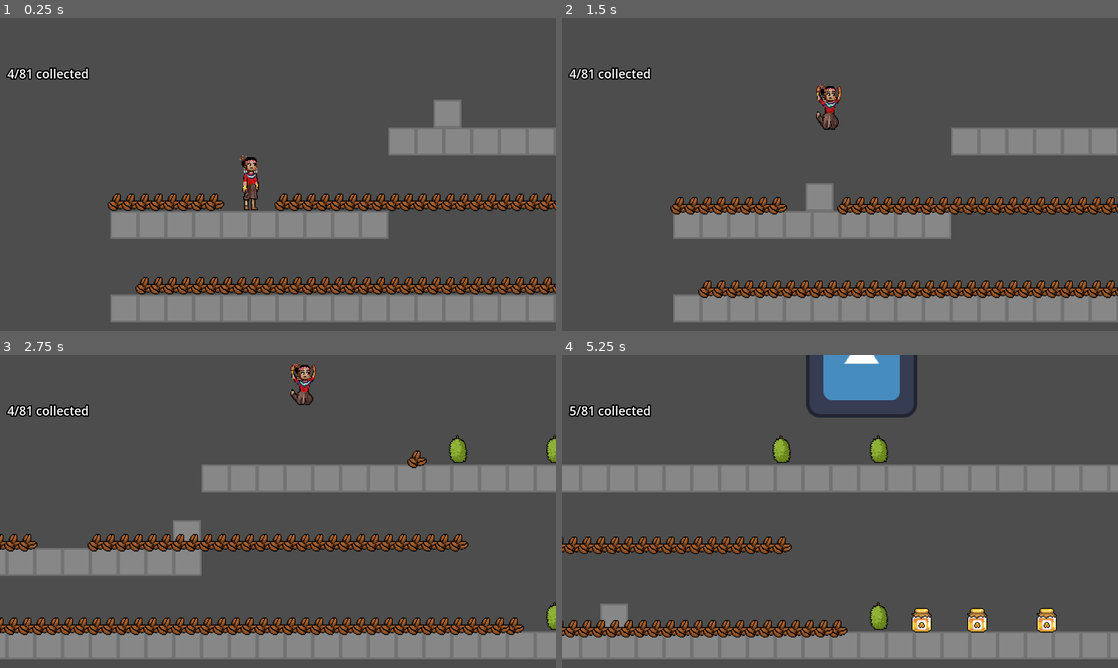
Above: before the commit, frames 1-4 (two rows, left to right).
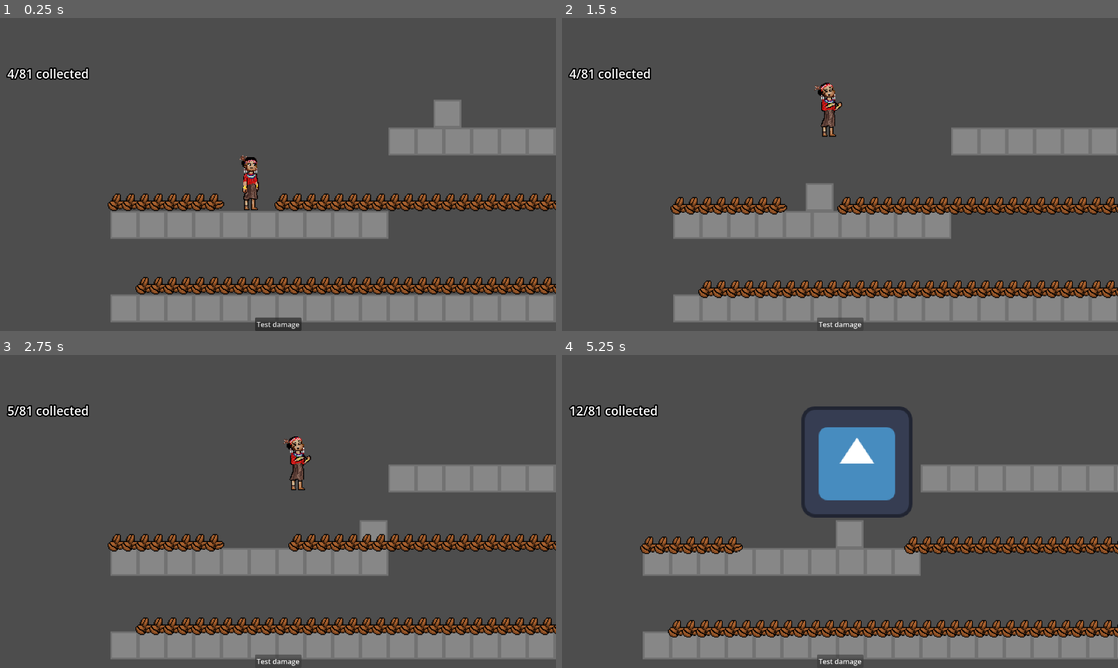
Above: after the commit, the same moments.

Repository: JumbledOne/RPHGameProject
Game: Godot game, scene res://scenes/game_scene/game_scene.tscn
Same seed, same stepped clock (60 frames per second), same inputs: the game is played once before the commit and once after it. The engine's default icon, where the game draws it, is replaced by a stand-in: a white triangle on a blue panel in a dark square.
Inputs (mouse positions are in pixels of both pictures, inside the frame that each line leads up to):
- Up to frame 1 (0.25 s): no input
- Up to frame 2 (1.5 s): click (840, 324) at 0.5 s, where only the run after the commit has a clickable "Test damage"; tap Enter at 1.25 s; hold D (right) from 1.28 s (still down); hold Space (jump) from 1.28 s (still down)
- Up to frame 3 (2.75 s): keep holding D (right); release Space (jump) at 2.03 s; tap I (ability) at 2.1 s; tap Space (jump) at 2.27, 2.3, 2.57 s
- Up to frame 4 (5.25 s): release D (right) at 2.78 s; hold A (left) 2.78-3.53 s; hold Space (jump) 2.78-3.53 s; tap E (attack) at 2.85, 5.1 s; hold D (right) 3.53-5.03 s; tap Space (jump) at 3.6, 3.77, 4.07, 4.52, 4.55, 4.82 s; hold I (ability) 4.28-5.03 s; hold A (left) from 5.03 s (still down)

The runs differ from the first frame. In frame 1, 0.3% of the frame differs, in the area x 45-55%, y 95-100%; in frame 2, 0.7%; in frame 3, 19%; in frame 4, 26%, in the area x 0-100%, y 0-100%.

Commit message:
Playing an animation can now override previous animations

Diff:
--- a/src/scenes/game_scene/game_ui.tscn
+++ b/src/scenes/game_scene/game_ui.tscn
@@ -1,4 +1,6 @@
 [gd_scene format=3 uid="uid://vmsxvdlgsokl"]
+
+[ext_resource type="Script" uid="uid://cymngya1w6kr6" path="res://scenes/game_ui/test_damage_button.gd" id="1_6mwjj"]
 
 [sub_resource type="LabelSettings" id="LabelSettings_3y7pu"]
 font_size = 28
@@ -55,3 +57,17 @@
 text = "0/0 collected"
 label_settings = SubResource("LabelSettings_3y7pu")
 script = SubResource("GDScript_3y7pu")
+
+[node name="Button" type="Button" parent="." unique_id=1443929147]
+anchors_preset = 7
+anchor_left = 0.5
+anchor_top = 1.0
+anchor_right = 0.5
+anchor_bottom = 1.0
+offset_left = -4.0
+offset_top = -8.0
+offset_right = 4.0
+grow_horizontal = 2
+grow_vertical = 0
+text = "Test damage"
+script = ExtResource("1_6mwjj")
--- a/src/scripts/character_model/character_model.gd
+++ b/src/scripts/character_model/character_model.gd
@@ -9,7 +9,10 @@
 @onready var run_particles: CPUParticles2D = $RunParticles # Might remove?
 @onready var animation_player: AnimationPlayer = $AnimationPlayer
 
-const BASE_ANIM_SCALE: float = 2.0
+const DAMAGE_ANIM_SCALE: float = 2.0
+const LANDING_ANIM_SCALE: float = 4.0
+const JUMPING_ANIM_SCALE: float = 2.0
+const WALKING_ANIM_SCALE: float = 2.0
 const RUNNING_ANIM_SCALE: float = 4.0
 
 var _can_animate: bool = true
@@ -24,35 +27,39 @@
 func _process(_delta: float) -> void:
 	# Movement Animations
 	if player.is_on_floor():
-		animation_player.speed_scale = RUNNING_ANIM_SCALE if player.get_is_sprinting() else BASE_ANIM_SCALE
 		# Exactly zero
 		if player.horizontal_movement == 0:
 			_play_animation("face_left", "face_right")
 		# Walking
 		else:
 			last_facing_right = player.horizontal_movement > 0
-			_play_animation("walk_left", "walk_right")
+			var anim_scale: float = RUNNING_ANIM_SCALE if player.get_is_sprinting() else WALKING_ANIM_SCALE
+			_play_animation("walk_left", "walk_right", anim_scale)
 	# Check if about to land
 	elif player.velocity.y > 0:
 		if not _reached_peak:
-			_play_animation("land_left", "land_right", true)
+			_play_animation("land_left", "land_right", LANDING_ANIM_SCALE, true)
 		_reached_peak = true
 
 func _on_jumped():
 	_reached_peak = false # Reseting the variable
-	_play_animation("jump_left", "jump_right")
+	_play_animation("jump_left", "jump_right", JUMPING_ANIM_SCALE, false, true)
 
 func _on_damaged():
-	_play_animation("hit_left", "hit_right")
+	_play_animation("hit_left", "hit_right", DAMAGE_ANIM_SCALE, true, true)
 
 func _on_died():
 	pass
 
 # # # # # # # # # # # #
 # Helpers
-func _play_animation(left_anim: StringName, right_anim: StringName, until_end: bool = false):
+## Remember to use this helper function and not call animation player directly
+func _play_animation(left_anim: StringName, right_anim: StringName, anim_scale: float = 1.0, until_end: bool = false, override_previous: bool = false):
+	if override_previous:
+		_can_animate = true
 	if not _can_animate:
 		return
+	animation_player.speed_scale = anim_scale
 	if last_facing_right:
 		animation_player.play(right_anim)
 	else:
@@ -63,4 +70,3 @@
 				func(_anim_name: StringName): _can_animate = true,
 				CONNECT_ONE_SHOT
 		)
-		\
